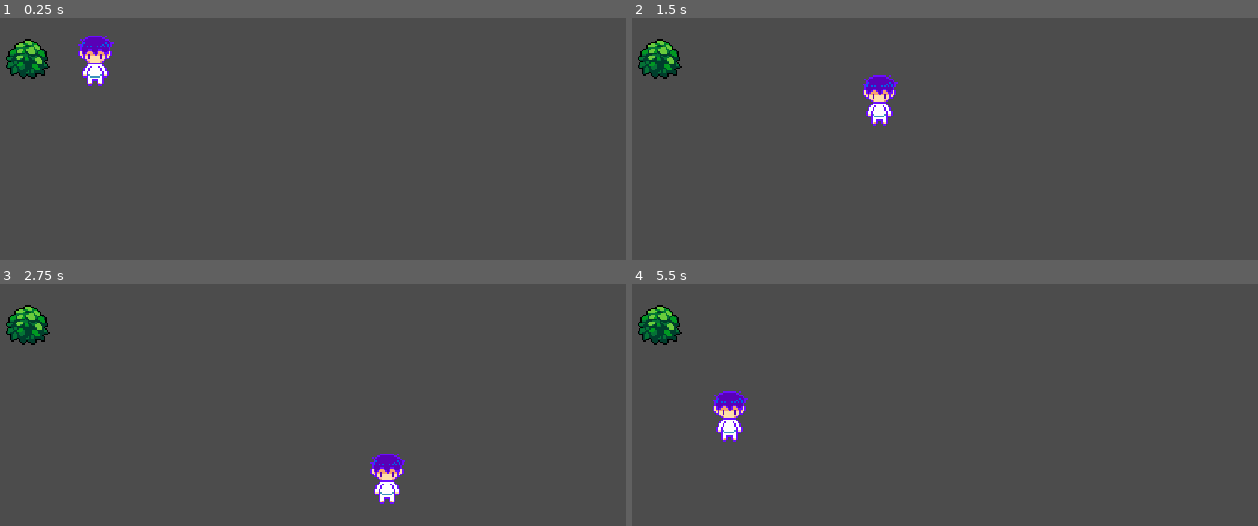
Above: before the commit, frames 1-4 (two rows, left to right).
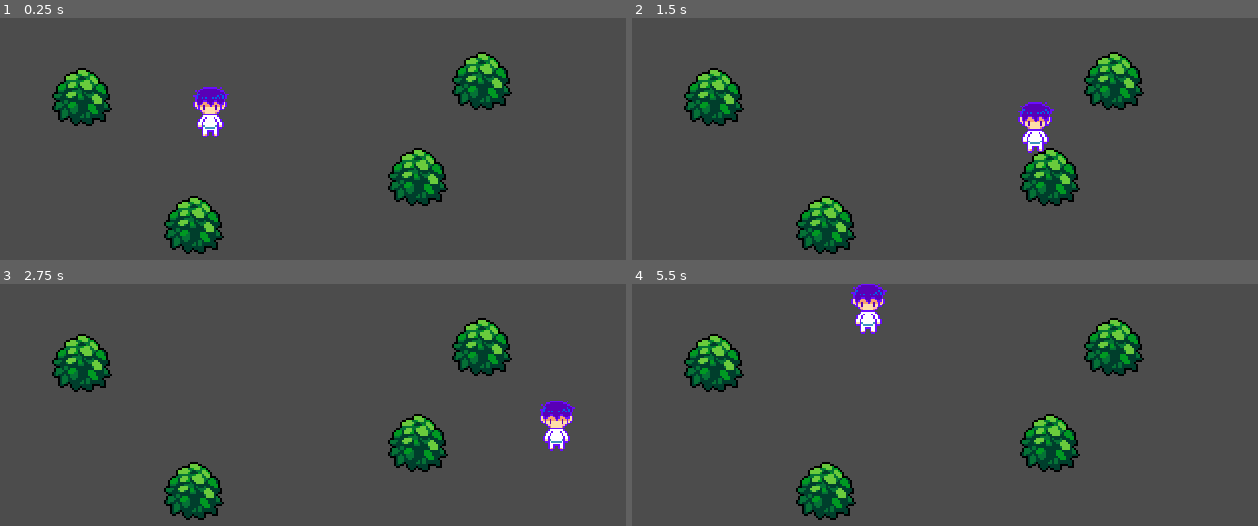
Above: after the commit, the same moments.

Repository: Seadig94/2021GameProject
Game: Godot game, scene res://World.tscn
Same seed, same stepped clock (60 frames per second), same inputs: the game is played once before the commit and once after it.
Inputs:
- Up to frame 1 (0.25 s): no input
- Up to frame 2 (1.5 s): tap Enter at 0.5 s; hold Right (ui_right) 0.53-1.28 s; hold Down (ui_down) from 1.28 s (still down)
- Up to frame 3 (2.75 s): release Down (ui_down) at 2.03 s; hold Right (ui_right) from 2.03 s (still down)
- Up to frame 4 (5.5 s): release Right (ui_right) at 2.78 s; hold Up (ui_up) 2.78-3.53 s; hold Left (ui_left) 3.53-5.03 s; hold Down (ui_down) from 5.03 s (still down)

The runs differ from the first frame. In frame 1, 8.8% of the frame differs, in the area x 0-82%, y 7-98%; in frame 2, 9.0%, in the area x 0-82%, y 8-98%; in frame 3, 8.9%; in frame 4, 9.0%.

Commit message:
07/05/21
Collision

Diff:
--- /dev/null
+++ b/Hero/Bush.tscn
@@ -0,0 +1,17 @@
+[gd_scene load_steps=3 format=2]
+
+[ext_resource path="res://Resources/World/Bush.png" type="Texture" id=1]
+
+[sub_resource type="RectangleShape2D" id=1]
+extents = Vector2( 3.68289, 11.5484 )
+
+[node name="Bush" type="StaticBody2D"]
+
+[node name="Sprite" type="Sprite" parent="."]
+position = Vector2( -0.117985, -7.78696 )
+texture = ExtResource( 1 )
+
+[node name="CollisionShape2D" type="CollisionShape2D" parent="."]
+position = Vector2( -0.21603, -0.0299492 )
+rotation = 1.5708
+shape = SubResource( 1 )
--- a/Hero/Player/Player.gd
+++ b/Hero/Player/Player.gd
@@ -1,8 +1,8 @@
 extends KinematicBody2D
 
-const ACCELERATION = 200
-const MAX_SPEED = 100
-const FRICTION = 1400
+const ACCELERATION = 500
+const MAX_SPEED = 125
+const FRICTION = 500
 
 var velocity = Vector2.ZERO
 
@@ -13,10 +13,8 @@
 	input_vector = input_vector.normalized()
 
 	if input_vector != Vector2.ZERO:
-		velocity += input_vector * ACCELERATION * delta
-		velocity = velocity.clamped(MAX_SPEED * delta)
-
+		velocity = velocity.move_toward(input_vector * MAX_SPEED, ACCELERATION * delta)
 	else:
 		velocity = velocity.move_toward(Vector2.ZERO, FRICTION * delta)
 
-	move_and_collide(velocity)
+	velocity = move_and_slide(velocity)
--- /dev/null
+++ b/Hero/Player/Player.tscn
@@ -0,0 +1,23 @@
+[gd_scene load_steps=4 format=2]
+
+[ext_resource path="res://Hero Sprites/Hero Idle.png" type="Texture" id=1]
+[ext_resource path="res://Player/Player.gd" type="Script" id=2]
+
+[sub_resource type="CapsuleShape2D" id=1]
+radius = 4.24837
+height = 0.0
+
+[node name="Player" type="KinematicBody2D"]
+position = Vector2( -0.0787468, 0.15749 )
+script = ExtResource( 2 )
+
+[node name="Sprite" type="Sprite" parent="."]
+position = Vector2( 0.097363, -8.98072 )
+scale = Vector2( 0.838779, 0.838779 )
+texture = ExtResource( 1 )
+hframes = 2
+vframes = 2
+
+[node name="CollisionShape2D" type="CollisionShape2D" parent="."]
+scale = Vector2( 1.21207, 1.01058 )
+shape = SubResource( 1 )
--- a/Hero/World.tscn
+++ b/Hero/World.tscn
@@ -1,26 +1,21 @@
-[gd_scene load_steps=4 format=2]
+[gd_scene load_steps=3 format=2]
 
-[ext_resource path="res://Resources/World/Bush.png" type="Texture" id=1]
-[ext_resource path="res://Hero Sprites/Hero Idle.png" type="Texture" id=2]
-[ext_resource path="res://Player/Player.gd" type="Script" id=3]
+[ext_resource path="res://Bush.tscn" type="PackedScene" id=1]
+[ext_resource path="res://Player/Player.tscn" type="PackedScene" id=2]
 
-[node name="World" type="Node2D"]
+[node name="World" type="YSort"]
 
-[node name="Bush" type="Sprite" parent="."]
-position = Vector2( 20.8503, 20.7932 )
-scale = Vector2( 0.739567, 0.677559 )
-texture = ExtResource( 1 )
+[node name="Player" parent="." instance=ExtResource( 2 )]
+position = Vector2( 112, 56 )
 
-[node name="Player" type="KinematicBody2D" parent="."]
-position = Vector2( 51.9874, 24.0094 )
-script = ExtResource( 3 )
-__meta__ = {
-"_edit_group_": true
-}
+[node name="Bush" parent="." instance=ExtResource( 1 )]
+position = Vector2( 48, 48 )
 
-[node name="Sprite" type="Sprite" parent="Player"]
-position = Vector2( 2.57953, -2.57953 )
-scale = Vector2( 0.838779, 0.838779 )
-texture = ExtResource( 2 )
-hframes = 2
-vframes = 2
+[node name="Bush2" parent="." instance=ExtResource( 1 )]
+position = Vector2( 104, 112 )
+
+[node name="Bush3" parent="." instance=ExtResource( 1 )]
+position = Vector2( 216, 88 )
+
+[node name="Bush4" parent="." instance=ExtResource( 1 )]
+position = Vector2( 248, 40 )
